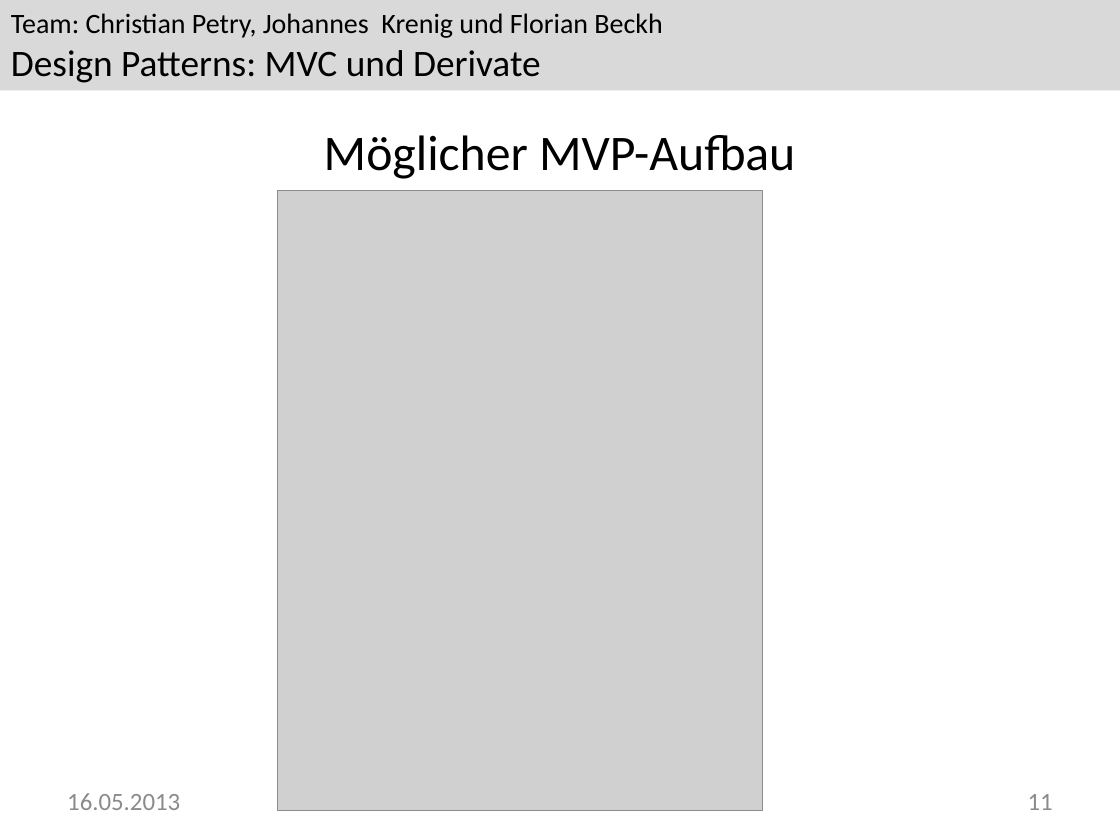
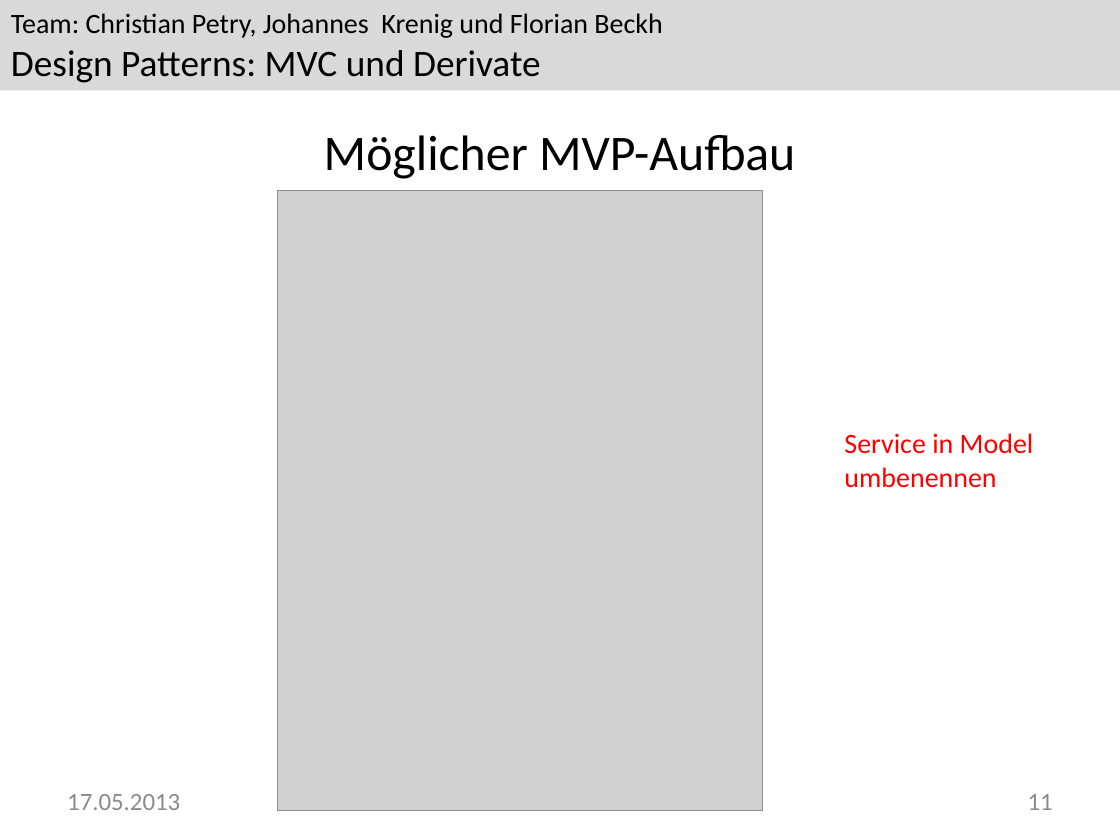
Before and after one commit to Greever/Design-Pattern-MVC, a slide deck: slide 11 of Dokumentation/Praesentation/Praesentation.pptx. Drawn at 1120x840 pixels with LibreOffice and Linux fonts; fonts in the diff are those of the drawing; grey boxes stand for pictures; background and template pictures are left out. Boxes give left, top, right and bottom in pixels: in the first picture for what was removed or moved away, otherwise in the second. Text is boxed around its words. In the diff, an @@ line names an element or a change of style, - is before the commit and + after.

```diff
--- a/Dokumentation/Praesentation/Praesentation.pptx
+++ b/Dokumentation/Praesentation/Praesentation.pptx
@@ text added at <box>844,433,1034,488</box>, 18 pt, text #FF0000 @@
+Service in Model
+umbenennen
@@ text at <box>67,794,180,810</box>: text changed @@
-16.05.2013
+17.05.2013
```
Also in this commit, not shown: 13 other slides changed.
